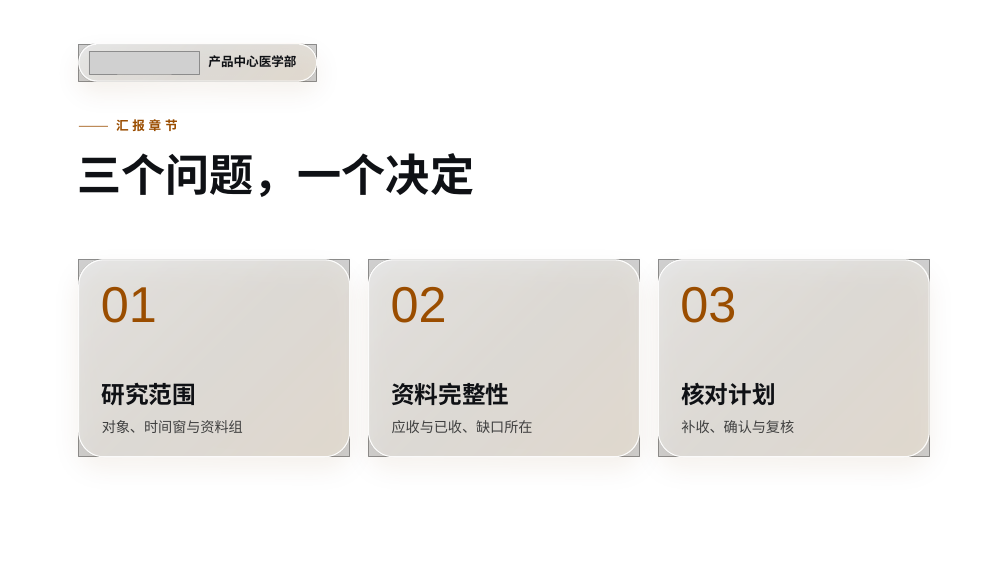
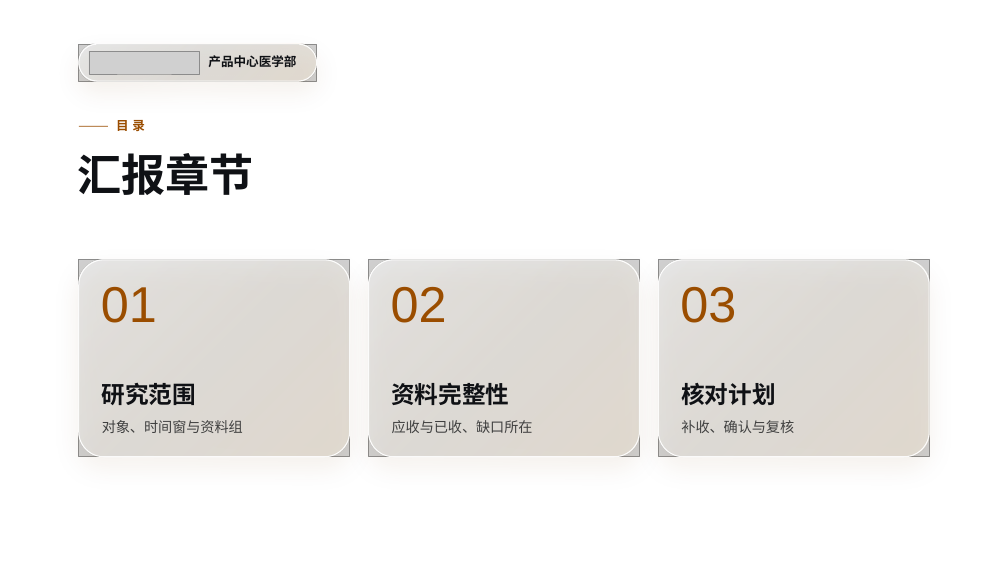
Before and after one commit to smkzw/kangzhe-design, a slide deck: slide 2 of examples/reference/pptx-flagship/kangzhe_flagship.pptx. Drawn at 1008x567 pixels with LibreOffice and Linux fonts; fonts in the diff are those of the drawing; grey boxes stand for pictures; background and template pictures are left out. Boxes give left, top, right and bottom in pixels: in the first picture for what was removed or moved away, otherwise in the second. Text is boxed around its words. In the diff, an @@ line names an element or a change of style, - is before the commit and + after.

```diff
--- a/examples/reference/pptx-flagship/kangzhe_flagship.pptx
+++ b/examples/reference/pptx-flagship/kangzhe_flagship.pptx
@@ text "汇报章节": place and size @@
-text "汇报章节" at bbox=[116, 119, 178, 131]
+text "汇报章节" at bbox=[77, 153, 253, 195]
@@ text "汇报章节" at bbox=[77, 153, 253, 195]: size 12 to 42 pt, text colour #9A4D00 to #0F1115, letter spacing 3.6 to 0 pt @@
@@ text added at bbox=[116, 120, 145, 131], 12 pt, text #9A4D00, bold @@
+目录
@@ text removed at bbox=[77, 153, 474, 197] @@
-三个问题，一个决定
```
Also in this commit, not shown: 1 other slide changed, 45 other files.
